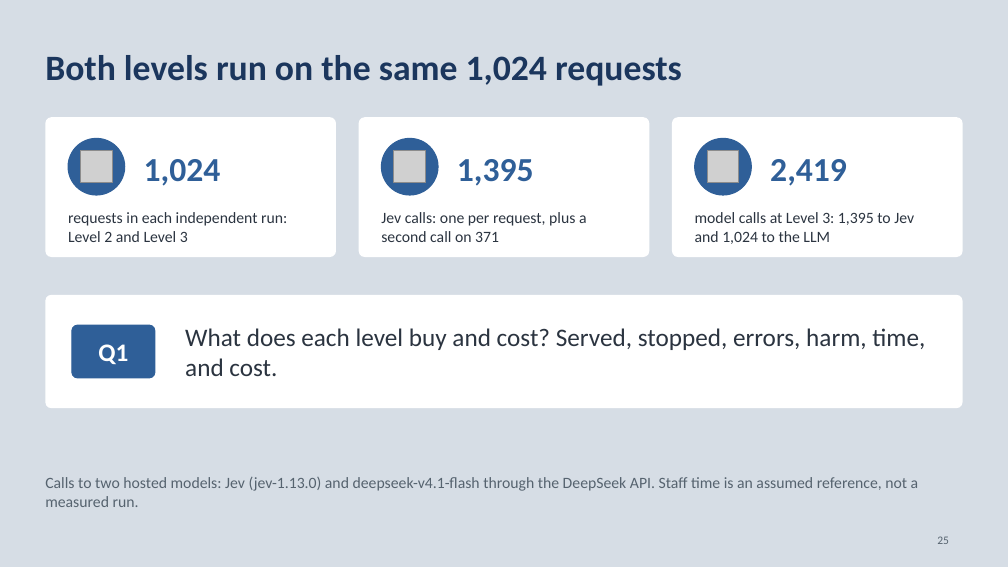
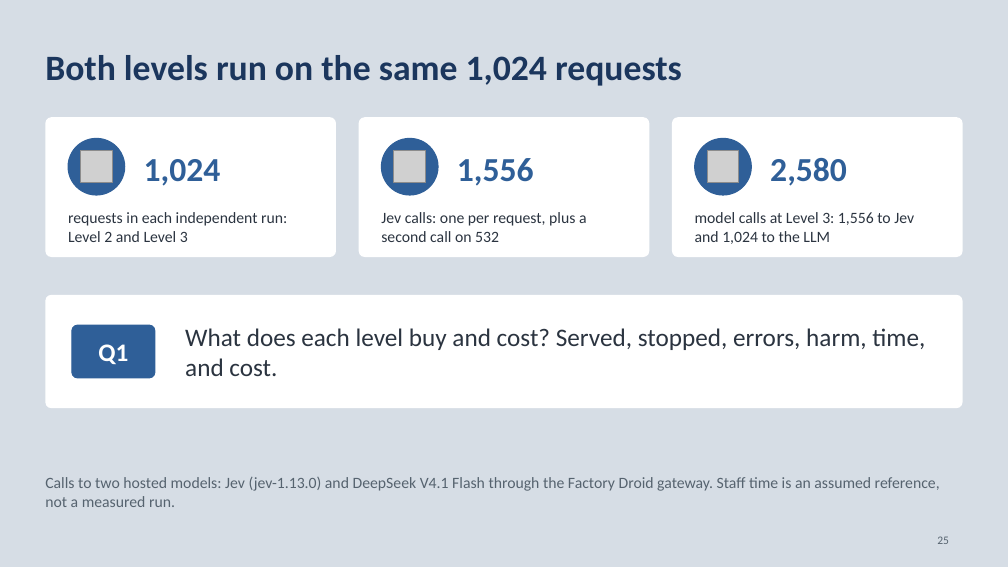
Before and after one commit to neilonthesky/english-presentation, a slide deck: slide 25 of slides/deck.pptx. Drawn at 1008x567 pixels with LibreOffice and Linux fonts; fonts in the diff are those of the drawing; grey boxes stand for pictures. Boxes give left, top, right and bottom in pixels: in the first picture for what was removed or moved away, otherwise in the second. Text is boxed around its words. In the diff, an @@ line names an element or a change of style, - is before the commit and + after.

Commit message:
feat(experiment): added a high-impact triage challenge set
- Added a deterministic dataset generator configuration for a
  1,024-request challenge set across 26 types and five strata,
  preserving the existing v38 data.
- Updated the experiment documentation with the new dataset composition,
  run instructions, and high-impact run results.

```diff
--- a/slides/deck.pptx
+++ b/slides/deck.pptx
@@ text at (457,158,534,186): text changed @@
-1,395
+1,556
@@ text at (770,158,847,186): text changed @@
-2,419
+2,580
@@ text at (381,212,587,242): text changed @@
-Jev calls: one per request, plus a second call on 371
+Jev calls: one per request, plus a second call on 532
@@ text at (695,212,914,244): text changed @@
-model calls at Level 3: 1,395 to Jev and 1,024 to the LLM
+model calls at Level 3: 1,556 to Jev and 1,024 to the LLM
@@ text at (45,477,940,507): text changed @@
-Calls to two hosted models: Jev (jev-1.13.0) and deepseek-v4.1-flash through the DeepSeek API. Staff time is an assumed reference, not a measured run.
+Calls to two hosted models: Jev (jev-1.13.0) and DeepSeek V4.1 Flash through the Factory Droid gateway. Staff time is an assumed reference, not a measured run.
```
Also in this commit, not shown: 20 other slides changed, 12 other files.
